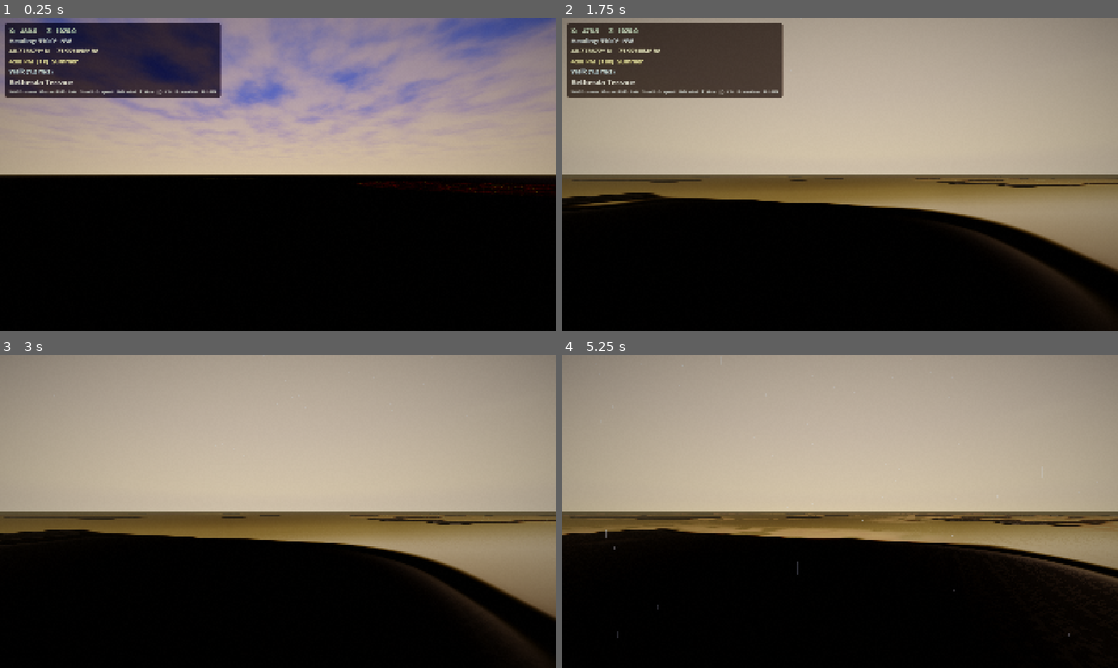
Above: before the commit, frames 1-4 (two rows, left to right).
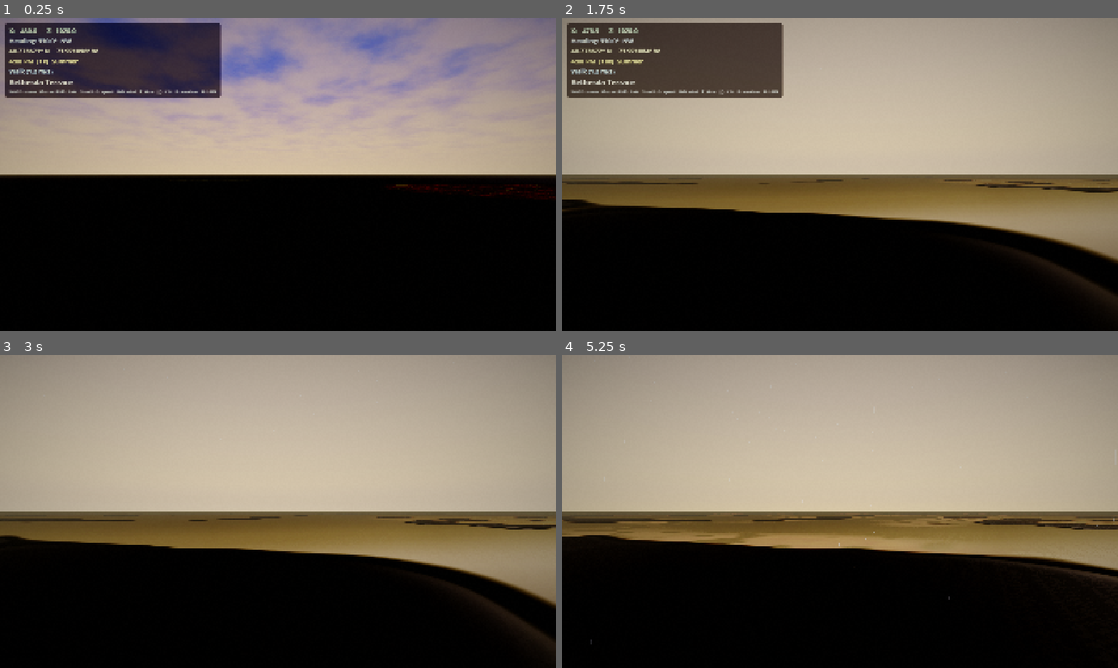
Above: after the commit, the same moments.

Repository: Central-Park-Walk/central-park-walk
Game: Godot game, scene res://main.tscn
Same seed, same stepped clock (60 frames per second), same inputs: the game is played once before the commit and once after it.
Inputs (mouse positions are in pixels of both pictures, inside the frame that each line leads up to):
- Up to frame 1 (0.25 s): no input
- Up to frame 2 (1.75 s): tap Enter at 0.5 s; move the mouse to (962, 158) at 0.52 s; hold D 0.53-1.28 s; tap T at 0.6 s; click (962, 158) at 0.67 s; tap Space at 1.25 s; move the mouse to (728, 190) at 1.27 s; hold S from 1.28 s (still down); tap P at 1.35 s
- Up to frame 3 (3 s): move the mouse to (333, 442) at 2.02 s; release S at 2.03 s; hold D 2.03-2.78 s; tap G at 2.1 s; move the mouse to (250, 574) at 2.77 s; hold W from 2.78 s (still down); tap H at 2.85 s; click (250, 574) at 2.92 s
- Up to frame 4 (5.25 s): move the mouse to (1006, 558) at 3.52 s; release W at 3.53 s; hold A 3.53-5.03 s; tap 9 at 3.6 s; move the mouse to (673, 464) at 4.27 s; tap 0 at 4.35 s; move the mouse to (867, 511) at 5.02 s; hold S from 5.03 s (still down); tap N at 5.1 s; click (867, 511) at 5.17 s

The runs differ from the first frame. In frame 1, 6.2% of the frame differs, in the area x 5-100%, y 0-58%; in frame 2, 6.5%; in frame 3, 6.9%, in the area x 0-100%, y 51-95%; in frame 4, 6.7%.

Commit message:
FOV 65°, denser canopy, mushroom AO, anti-firefly bloom
FOV: 82°→65° (cinematic walking sim — intimate, trees feel large).

Canopy density: all species leaf clusters bumped ~40%. Per-limb
counts (6-10)→(8-14), dome/fill/drape scaled proportionally.
Species-specific ratios preserved.

Mushroom grounding: undergrowth AO steepened at ground contact
(0.55→0.30 at base, smoothstep 0→0.4m). Short plants like mushrooms
get dark base where they meet grass.

Anti-firefly: color_grade.gdshader now clamps each pixel to 2x its
brightest cardinal neighbor before any toning. Kills single-pixel
HDR spikes from alpha-tested foliage gaps. Bloom re-enabled with
conservative settings (HDR threshold 1.4, softlight blend, 0.5
intensity) — the anti-firefly pass should prevent temporal flicker.

Co-Authored-By: Claude Opus 4.6 (1M context) <noreply@anthropic.com>

Diff:
--- a/main.gd
+++ b/main.gd
@@ -1047,7 +1047,13 @@
 	_env.ambient_light_sky_contribution = 0.3
 	_env.tonemap_mode          = Environment.TONE_MAPPER_FILMIC
 	_env.tonemap_white         = 6.0
-	_env.glow_enabled          = false   # causes temporal flicker artifacts with dense geometry
+	_env.glow_enabled          = true    # anti-firefly shader in color_grade.gdshader clamps pixel spikes
+	_env.glow_intensity        = 0.5
+	_env.glow_strength         = 0.7
+	_env.glow_bloom            = 0.08
+	_env.glow_blend_mode       = Environment.GLOW_BLEND_MODE_SOFTLIGHT
+	_env.glow_hdr_threshold    = 1.4     # only HDR-bright pixels (sun disc, lit windows)
+	_env.glow_hdr_scale        = 1.2
 	_env.ssao_enabled          = true
 	_env.ssao_detail           = 0.5
 	_env.ssil_enabled          = false   # causes yellow shield artifacts (temporal accumulation)
--- a/player.gd
+++ b/player.gd
@@ -40,7 +40,7 @@
 	var cam := Camera3D.new()
 	cam.name    = "Camera"
 	cam.current = true
-	cam.fov     = 82.0
+	cam.fov     = 65.0  # cinematic walking sim FOV — intimate, trees feel large
 	var cam_attr := CameraAttributesPractical.new()
 	cam_attr.dof_blur_far_enabled    = false
 	cam_attr.dof_blur_near_enabled   = false
--- a/shaders/color_grade.gdshader
+++ b/shaders/color_grade.gdshader
@@ -7,6 +7,19 @@
 
 void fragment() {
 	vec3 c = texture(SCREEN_TEXTURE, SCREEN_UV).rgb;
+
+	// --- Anti-firefly: clamp isolated bright pixels ---
+	// Single-pixel HDR spikes (sub-pixel gaps in alpha-tested foliage)
+	// cause temporal flicker when bloom amplifies them. Clamp any pixel
+	// that's much brighter than its neighbors.
+	vec2 px = SCREEN_PIXEL_SIZE;
+	vec3 n1 = texture(SCREEN_TEXTURE, SCREEN_UV + vec2(px.x, 0.0)).rgb;
+	vec3 n2 = texture(SCREEN_TEXTURE, SCREEN_UV - vec2(px.x, 0.0)).rgb;
+	vec3 n3 = texture(SCREEN_TEXTURE, SCREEN_UV + vec2(0.0, px.y)).rgb;
+	vec3 n4 = texture(SCREEN_TEXTURE, SCREEN_UV - vec2(0.0, px.y)).rgb;
+	vec3 neighbor_max = max(max(n1, n2), max(n3, n4));
+	// Clamp to 2x brightest neighbor — kills fireflies, preserves real highlights
+	c = min(c, neighbor_max * 2.0 + 0.05);
 
 	// Time-of-day detection from sky luminance
 	float sky_lum = dot(sky_reflect_color, vec3(0.2126, 0.7152, 0.0722));
--- a/shaders/undergrowth.gdshader
+++ b/shaders/undergrowth.gdshader
@@ -112,8 +112,10 @@
 	col *= mix(0.90, 1.10, broad);
 
 	// ---- AO from vertex height ----
+	// Steeper curve at ground contact — mushrooms and low plants get dark
+	// base where they meet the grass, preventing the "floating" look.
 	float height_frac = clamp(VERTEX.y / 3.0, 0.0, 1.0);
-	float ao = mix(0.55, 1.0, height_frac) - v_wind_amount * 0.2;
+	float ao = mix(0.30, 1.0, smoothstep(0.0, 0.4, height_frac)) - v_wind_amount * 0.2;
 	AO = clamp(ao, 0.0, 1.0);
 	AO_LIGHT_AFFECT = 1.0;
 
Not shown, changed: scripts/make_birch.py
Not shown, changed: scripts/make_callery_pear.py
Not shown, changed: scripts/make_cathedral_elm.py
Not shown, changed: scripts/make_cherry.py
Not shown, changed: scripts/make_deciduous.py
Not shown, changed: scripts/make_elm.py
Not shown, changed: scripts/make_ginkgo.py
Not shown, changed: scripts/make_honeylocust.py
Not shown, changed: scripts/make_linden.py
Not shown, changed: scripts/make_london_plane.py
Not shown, changed: scripts/make_magnolia.py
Not shown, changed: scripts/make_maple.py
(and 3 more such lines)
